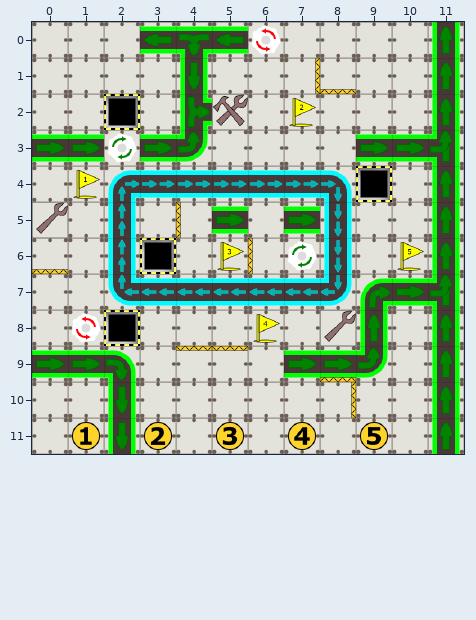
Two states of a Tiled map (JSON), maps/game_5.json. The first picture shows the starting point.
Cells are 64x64 px. Shown: x 0..11, y 0..11.
Once edited:
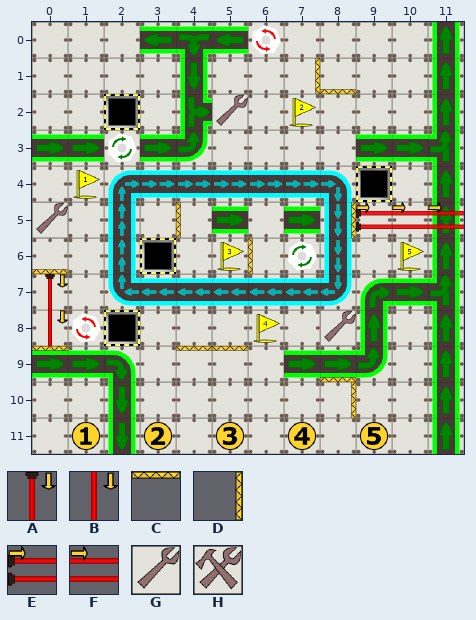
Key: from "test": A 2 turned 180 "laser", B 3 turned 180 "laser", C 12 "wall", D 12 turned 90 "wall", E 15 turned 90 "laser", F 16 turned 90 "laser", G 37 "repair", H 38 "repair".
_ is an empty cell.
From old to new:
Layer "Vrstva dlaždic 2":
Tile H gives way to tile G in row 2 at x 5.
Layer "Vrstva dlaždic 4":
The edit adds tile A in row 7 at x 0.
The edit adds tile B in row 8 at x 0.
The edit adds tile C in row 9 at x 0.
The edit adds tile D in row 5 at x 8.
The edit adds tile E in row 5 at x 9.
The edit adds tile F in row 5 at x 10 to 11.
Pixel boxes of the changes (left, top, right, bottom) in both pictures:
changed: (212, 95, 245, 127)
added: (351, 202, 464, 238)
added: (32, 274, 68, 351)
